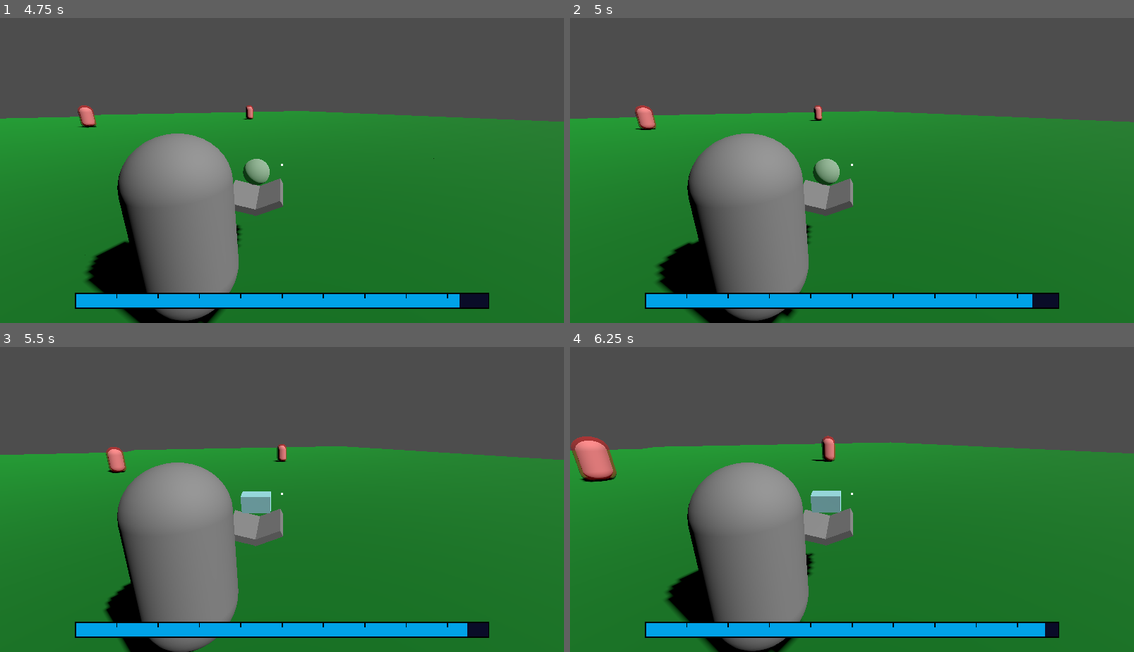
Above: before the commit, frames 1-4 (two rows, left to right).
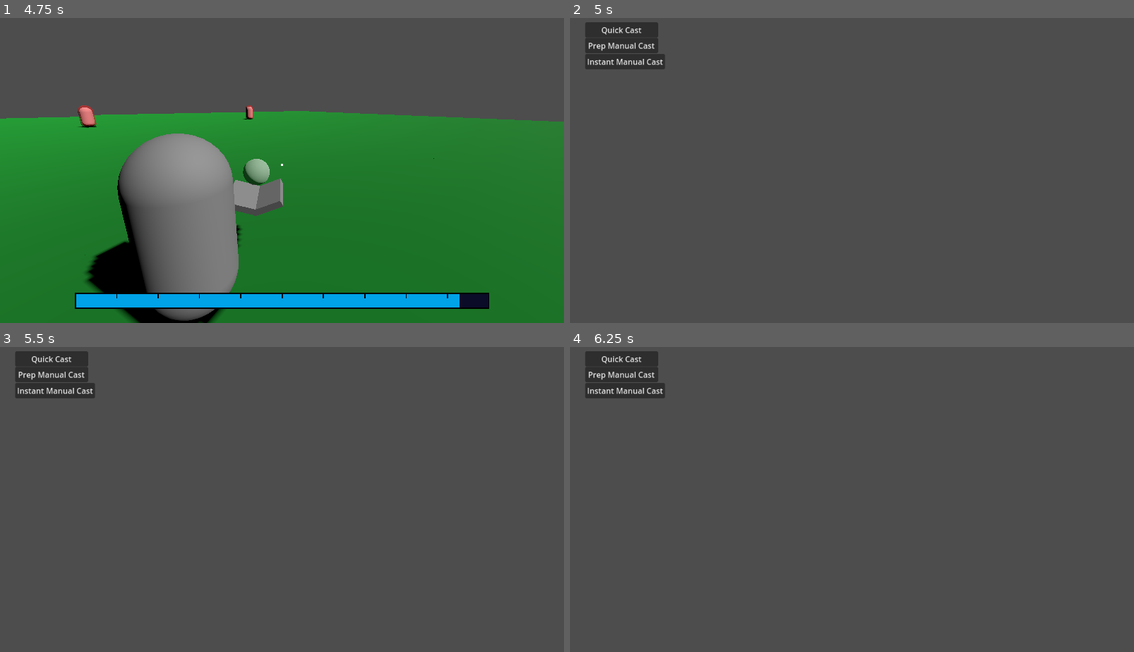
Above: after the commit, the same moments.

Repository: Tuocs/Project-Magic
Game: Godot game, scene res://main_menu.tscn
Two runs of this game, one before a commit and one after it. Both use one fixed random seed, a clock stepped at 60 frames per second and the inputs below.
Inputs (mouse positions are in pixels of both pictures, inside the frame that each line leads up to):
- Up to frame 1 (4.75 s): click "Quick Cast" at 0.5 s; tap Enter at 1.25 s; move the mouse to (310, 164) at 1.27 s; hold W (move_forward) from 1.28 s (still down); tap Alt (edit_magic) at 1.35 s; tap Space (jump) at 1.52, 2.27, 3.77, 4.52 s; move the mouse to (253, 167) at 2.02 s; tap 2 (magic_aura) at 2.1 s; move the mouse to (293, 158) at 2.77 s; tap 4 (magic_blast) at 2.85 s; move the mouse to (276, 170) at 3.52 s; click (276, 170) at 3.6 s; move the mouse to (321, 167) at 4.27 s; tap 1 (magic_projectile) at 4.35 s
- Up to frame 2 (5 s): keep holding W (move_forward); tap Escape (escape, bound only after the commit) at 4.9 s
- Up to frame 3 (5.5 s): keep holding W (move_forward); move the mouse to (236, 490) at 5.02 s; tap 3 (magic_structure) at 5.1 s; tap Space (jump) at 5.27 s
- Up to frame 4 (6.25 s): keep holding W (move_forward); move the mouse to (857, 493) at 5.77 s; tap Alt (edit_magic) at 5.85 s

Frame 1 is identical in both runs. In frame 2, 67% of the frame differs, in the area x 0-100%, y 1-100%; in frame 3, 65%; in frame 4, 67%.

Commit message:
return to menu button

Diff:
--- a/Scripts/manual_cast_player.gd
+++ b/Scripts/manual_cast_player.gd
@@ -26,6 +26,8 @@
 func _process(delta: float) -> void:
 	super(delta)
 	main_ui.mana_bar.value = current_mana
+	if Input.is_action_just_pressed("escape"):
+		esc_pause()
 	#show and hide edit spell UI
 	if Input.is_action_just_pressed("edit_magic"):
 		main_ui.activate()
@@ -162,3 +164,8 @@
 func fizzle_spell():
 	book_displays[current_magic-1].visible = false
 	current_magic = MagicMode.NONE
+
+
+func esc_pause():
+	Input.set_mouse_mode(Input.MOUSE_MODE_VISIBLE)
+	get_tree().change_scene_to_file("res://main_menu.tscn")
--- a/Scripts/quick_cast_player.gd
+++ b/Scripts/quick_cast_player.gd
@@ -22,6 +22,8 @@
 
 func _process(delta: float) -> void:
 	super(delta)
+	if Input.is_action_just_pressed("escape"):
+		esc_pause()
 	main_ui.mana_bar.value = current_mana
 	#show and hide edit spell UI
 	if Input.is_action_just_pressed("edit_magic"):
@@ -147,3 +149,7 @@
 	imbuements[current_magic] = type
 	#print(element_colors[type], current_magic, book_displays[current_magic].get_active_material(0).albedo_color)
 	set_color(element_colors[type], book_displays[current_magic])
+
+func esc_pause():
+	Input.set_mouse_mode(Input.MOUSE_MODE_VISIBLE)
+	get_tree().change_scene_to_file("res://main_menu.tscn")
--- a/project.godot
+++ b/project.godot
@@ -88,3 +88,8 @@
 "events": [Object(InputEventMouseButton,"resource_local_to_scene":false,"resource_name":"","device":-1,"window_id":0,"a …(258 unchanged characters)…
 ]
 }
+escape={
+"deadzone": 0.2,
+"events": [Object(InputEventKey,"resource_local_to_scene":false,"resource_name":"","device":-1,"window_id":0,"alt_pressed":false,"shift_pressed":false,"ctrl_pressed":false,"meta_pressed":false,"pressed":false,"keycode":0,"physical_keycode":4194305,"key_label":0,"unicode":0,"location":0,"echo":false,"script":null)
+]
+}
